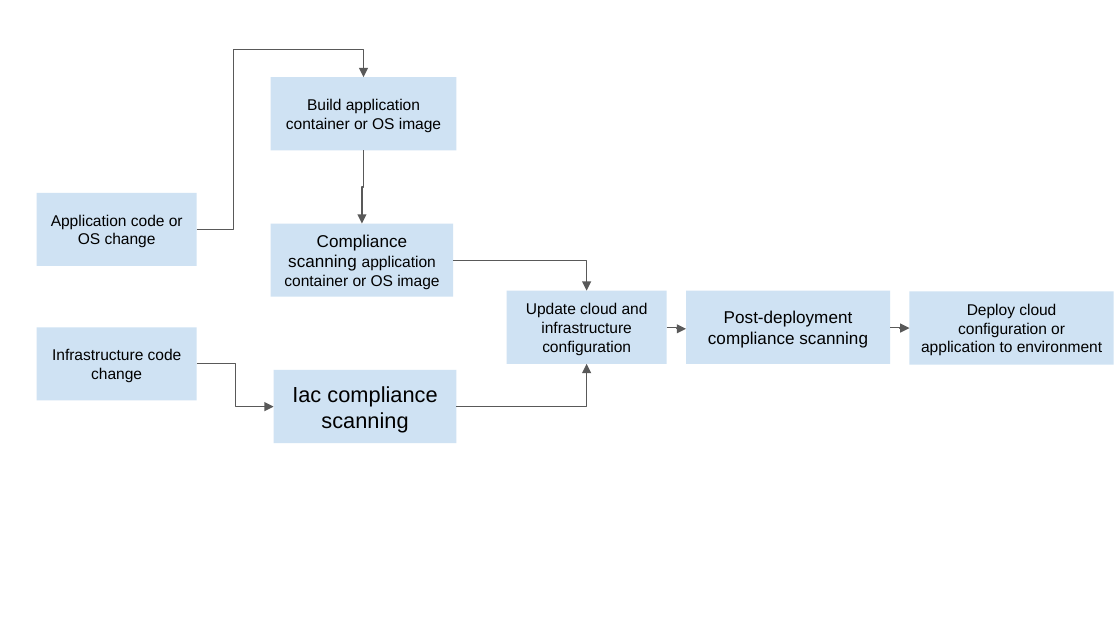
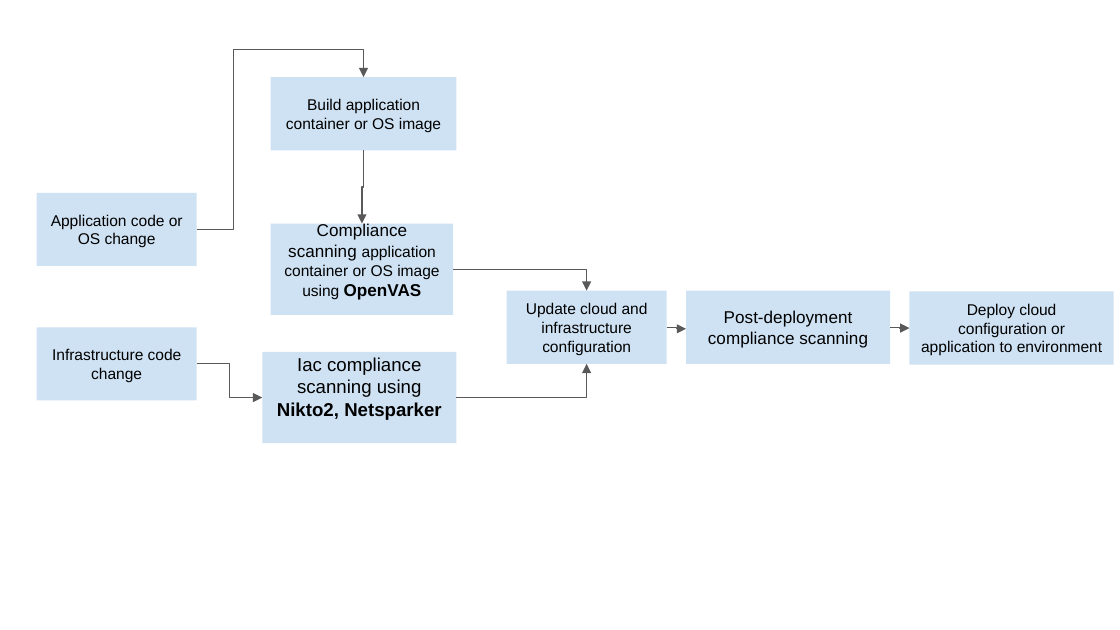
Before and after one commit to vietvoquoc/udacity_project3, a slide deck: slide 1 of DevOpsPipeline.pptx. Drawn at 1120x630 pixels with LibreOffice and Linux fonts; fonts in the diff are those of the drawing. Boxes give left, top, right and bottom in pixels: in the first picture for what was removed or moved away, otherwise in the second. Text is boxed around its words. In the diff, an @@ line names an element or a change of style, - is before the commit and + after.

```diff
--- a/DevOpsPipeline.pptx
+++ b/DevOpsPipeline.pptx
@@ rectangle "Compliance scanning application container or ...": place and size @@
-rectangle "Compliance scanning application container or ..." at box(271, 224, 454, 297)
+rectangle "Compliance scanning application container or ..." at box(271, 224, 454, 316)
@@ text in rectangle at box(284, 222, 439, 300): text changed @@
-Compliance scanning application container or OS image
+Compliance scanning application container or OS image using OpenVAS
@@ elbow arrow moved from (454, 260) - (587, 291) to (454, 269) - (587, 291) @@
@@ rectangle "Iac compliance scanning using Nikto2, ...": place and size @@
-rectangle "Iac compliance scanning using Nikto2, ..." at box(273, 370, 456, 442)
+rectangle "Iac compliance scanning using Nikto2, ..." at box(262, 352, 456, 444)
@@ text in rectangle at box(277, 357, 441, 420): text changed; size 14 to 12 pt @@
-Iac compliance scanning
+Iac compliance scanning using Nikto2, Netsparker
@@ elbow arrow moved from (197, 364) - (273, 407) to (197, 364) - (262, 398) @@
@@ elbow arrow moved from (457, 407) - (587, 364) to (457, 398) - (587, 364) @@
```
Also in this commit, not shown: 10 other files.
